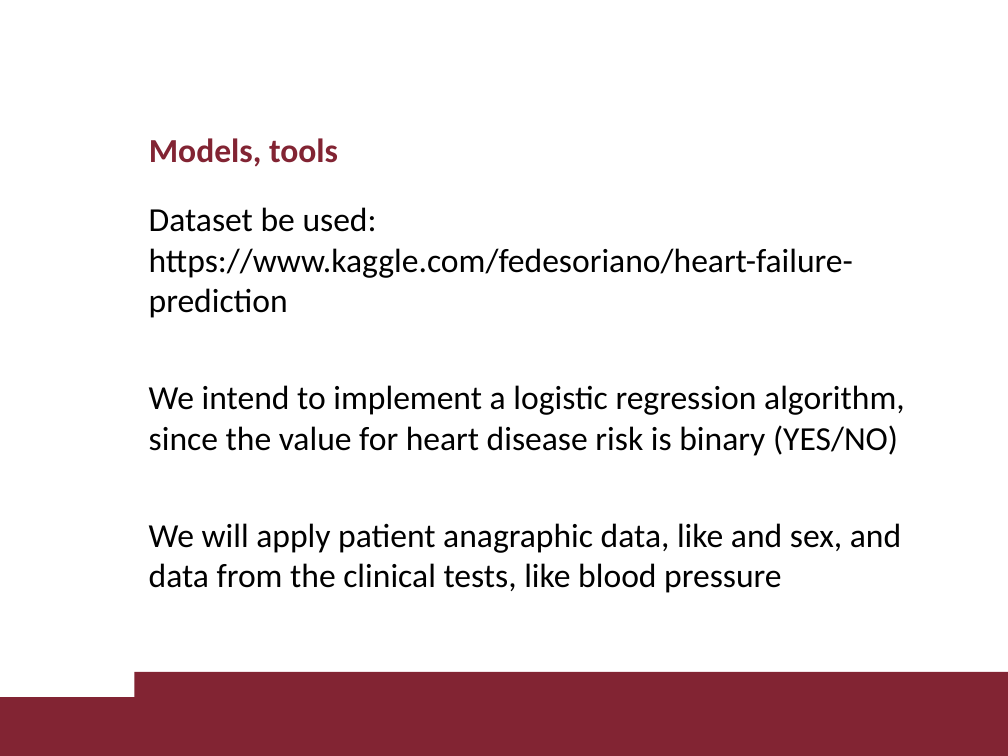
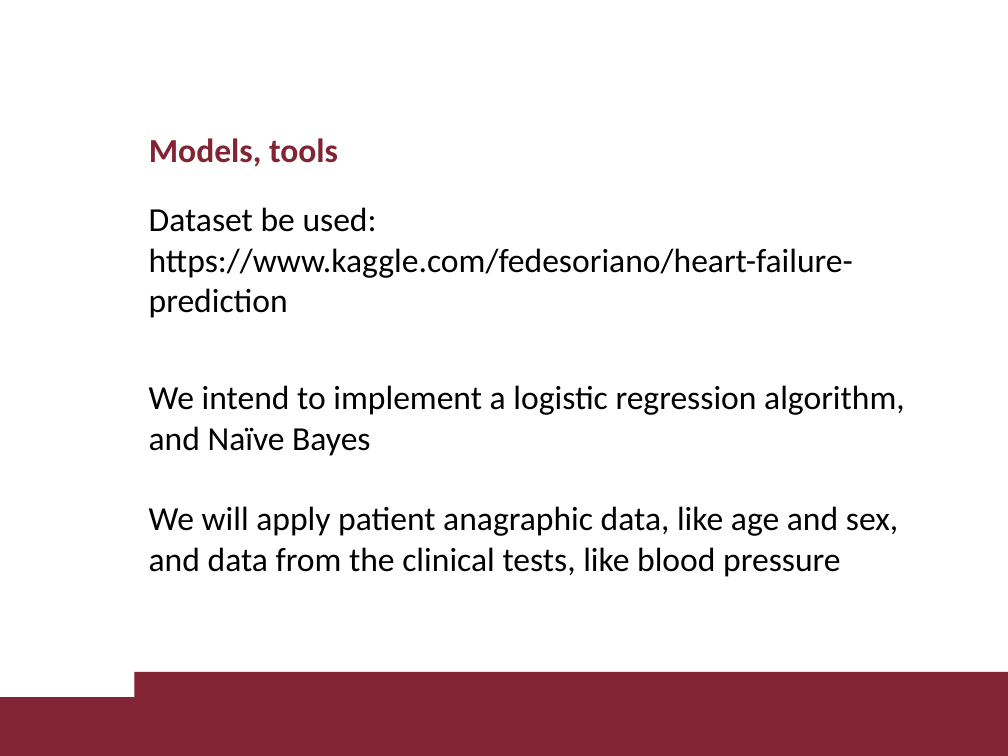
Before and after one commit to MichaelPlug/FDS_Project_HFD, a slide deck: slide 3 of Presentation1/Presentation1.ppt. Drawn at 1008x756 pixels with LibreOffice and Linux fonts; fonts in the diff are those of the drawing; background and template pictures are left out. Boxes give left, top, right and bottom in pixels: in the first picture for what was removed or moved away, otherwise in the second. Text is boxed around its words. In the diff, an @@ line names an element or a change of style, - is before the commit and + after.

Commit message:
Update presentation

```diff
--- a/Presentation1/Presentation1.ppt
+++ b/Presentation1/Presentation1.ppt
@@ text at (149,385,905,577): text changed @@
-We intend to implement a logistic regression algorithm, since the value for heart disease risk is binary (YES/NO)
-We will apply patient anagraphic data, like and sex, and data from the clinical tests, like blood pressure
+We intend to implement a logistic regression algorithm, and Naïve Bayes
+We will apply patient anagraphic data, like age and sex, and data from the clinical tests, like blood pressure
```
Also in this commit, not shown: 3 other slides changed, 1 other file.
